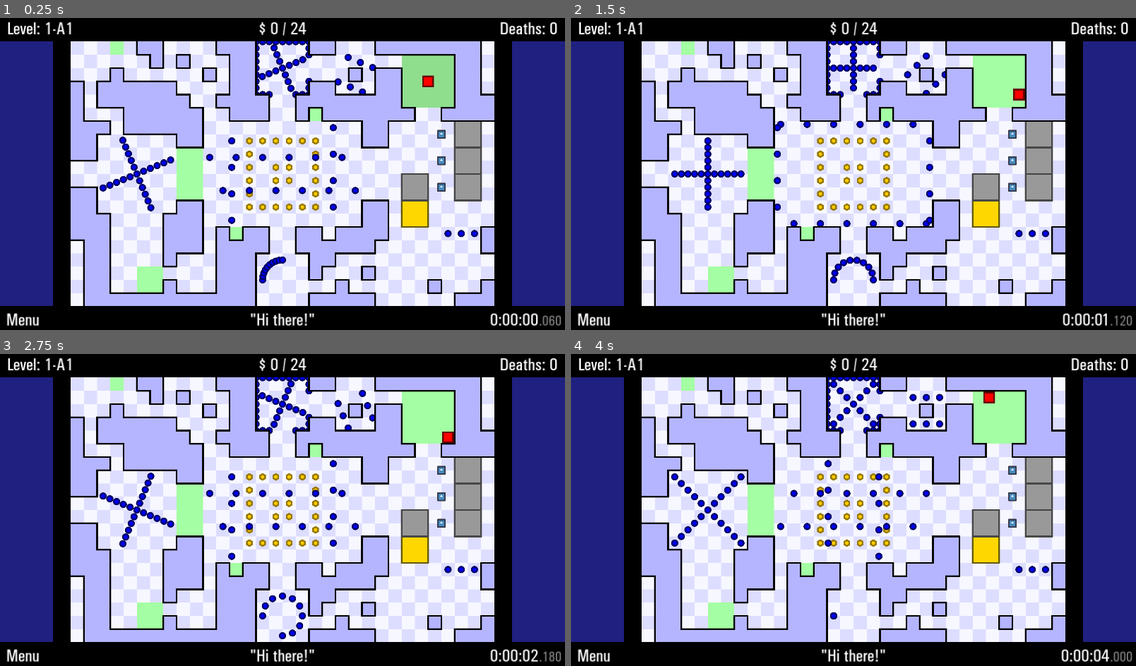
Above: before the commit, frames 1-4 (two rows, left to right).
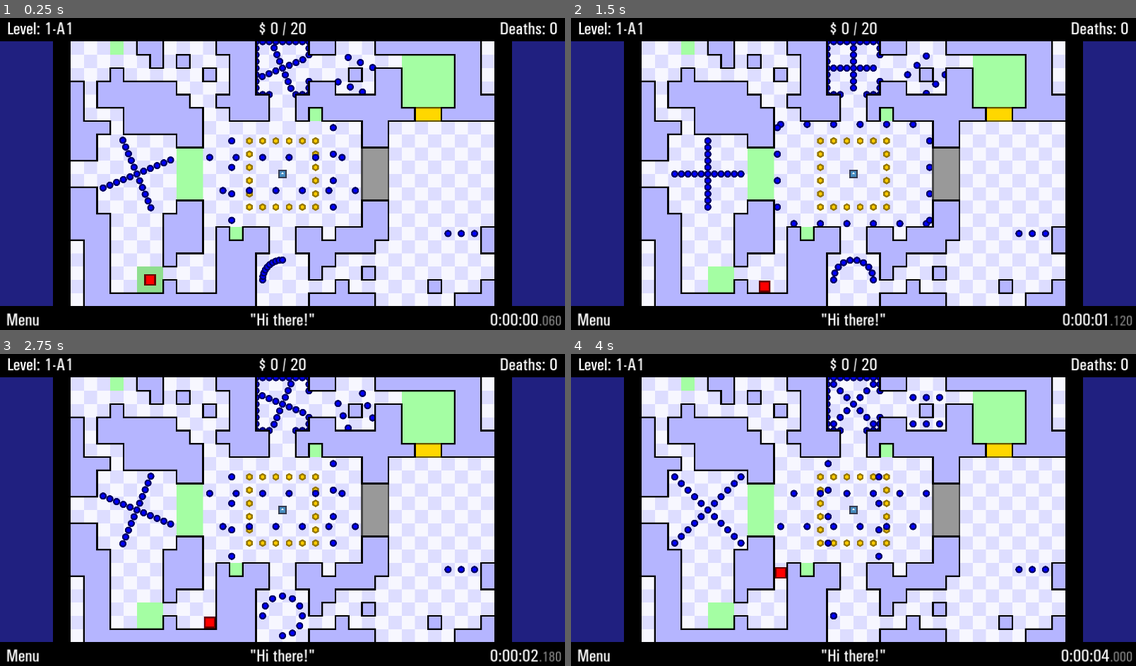
Above: after the commit, the same moments.

Repository: JustVictorGD/TWHG-Remake-Template
Game: Godot game, scene res://game/scenes/main.tscn
The game is run twice, just before and just after one commit, with the same random seed, the same clock (stepped at 60 frames per second) and the same inputs. The engine's default icon, where the game draws it, is replaced by a stand-in: a white triangle on a blue panel in a dark square.
Inputs:
- Up to frame 1 (0.25 s): no input
- Up to frame 2 (1.5 s): hold D (right) 0.53-1.28 s; hold S (down) from 1.28 s (still down)
- Up to frame 3 (2.75 s): release S (down) at 2.03 s; hold D (right) from 2.03 s (still down)
- Up to frame 4 (4 s): release D (right) at 2.78 s; hold W (up) 2.78-3.53 s; hold A (left) from 3.53 s (still down)

The runs differ from the first frame. In frame 1, 5.4% of the frame differs, in the area x 24-86%, y 1-88%; in frame 2, 3.7%; in frame 3, 3.7%; in frame 4, 3.7%.

Commit message:
Doors closing when keys/coins are dropped
- Also made door animations use the new features in the TickBasedTimer class.

Diff:
--- a/core/scripts/classes/door.gd
+++ b/core/scripts/classes/door.gd
@@ -10,7 +10,8 @@
 ## Choose whether or not the gate fades away as it opens.
 @export var fade: bool = false
 
-@onready var timer: TickBasedTimer = TickBasedTimer.new(open_time)
+@onready var open_timer: TickBasedTimer = TickBasedTimer.new(open_time)
+@onready var close_timer: TickBasedTimer = TickBasedTimer.new(open_time)
 
 var is_triggered: bool = false
 
@@ -23,9 +24,14 @@
 	UP, LEFT, DOWN, RIGHT, SHRINK, NONE
 }
 
+func child_ready() -> void:
+	open_timer.timeout.connect(open_timeout)
+
+	close_timer.reversed = true
+
 func trigger_door() -> void:
 	if not is_triggered:
-		timer.reset_and_play()
+		open_timer.reset_and_play()
 		can_collide = false
 		is_triggered = true
 		SFX.play("Door")
@@ -36,13 +42,28 @@
 		old_outline_size = outline_size
 		old_outline_position = outline.position
 
+func untrigger_door() -> void:
+	if is_triggered:
+		can_collide = true
+		is_triggered = false
 
-# func close_door() -> void:
-	# pass
+		if not fade:
+			modulate.a = 1
+		close_timer.reset_and_play()
+
+		SFX.play("Door")
 
 func update_timers() -> void:
+	if is_triggered:
+		handle_animations(open_timer)
+	else:
+		handle_animations(close_timer)
+
+	extra_update_timers()
+
+func handle_animations(timer: TickBasedTimer) -> void:
 	if timer.active:
-		timer.tick()
+		timer.tick_and_timeout()
 
 		# AMAZING CODE!
 		if open_method == open_methods.UP:
@@ -50,16 +71,15 @@
 
 
 		elif open_method == open_methods.LEFT:
-			size.y = old_size.y * ease(timer.get_progress_left(), -2)
-			rotation = -PI / 2
+			size.x = old_size.x * ease(timer.get_progress_left(), -2)
 
 		elif open_method == open_methods.DOWN:
 			size.y = old_size.y * ease(timer.get_progress_left(), -2)
 			rotation = PI
 
 		elif open_method == open_methods.RIGHT:
-			size.y = old_size.y * ease(timer.get_progress_left(), -2)
-			rotation = PI / 2
+			size.x = old_size.x * ease(timer.get_progress_left(), -2)
+			rotation = PI
 
 		elif open_method == open_methods.SHRINK:
 			@warning_ignore("narrowing_conversion")
@@ -69,21 +89,13 @@
 		elif open_method == open_methods.NONE:
 			if not fade:
 				modulate.a = 0
-		else:
-			push_error("No door open method chosen. Door won't open.")
 
 		if fade:
 			modulate.a = timer.get_progress_left()
 
-	else:
-		if is_triggered:
-			modulate.a = 0
-
-	if timer.get_progress() == 1:
-		size = Vector2.ZERO
-		outline_size = 0
-
-	extra_update_timers()
+func open_timeout() -> void:
+	print("A")
+	modulate.a = 0
 
 # Override these functions to add extra behaviour.
 func extra_update_timers() -> void:
--- a/core/scripts/object_scripts/gold_door.gd
+++ b/core/scripts/object_scripts/gold_door.gd
@@ -22,5 +22,8 @@
 	if money_requirement == 0:
 		money_requirement = AreaManager.max_money
 
-	if AreaManager.money >= money_requirement:
+	if not is_triggered and AreaManager.money >= money_requirement:
 		trigger_door()
+
+	if is_triggered and AreaManager.money < money_requirement:
+		untrigger_door()
--- a/core/scripts/object_scripts/key.gd
+++ b/core/scripts/object_scripts/key.gd
@@ -14,10 +14,14 @@
 	id = Collider.register_key_id(self)
 
 func extra_collect() -> void:
-	# Find door with matching ID and trigger it
 	for key_door: Solid in get_tree().get_nodes_in_group("key_doors"):
 		if key_door.key_id == key_id:
 			key_door.trigger_door()
 
+func extra_drop() -> void:
+	for key_door: Solid in get_tree().get_nodes_in_group("key_doors"):
+		if key_door.key_id == key_id:
+			key_door.untrigger_door()
+
 func checkpoint_touched(_id: int) -> void:
 	save()
--- a/game/areas/level 1/1-b2.tscn
+++ b/game/areas/level 1/1-b2.tscn
@@ -269,27 +269,16 @@
 offset_top = 816.0
 offset_right = 336.0
 offset_bottom = 912.0
+type = 1
 
 [node name="Finish" parent="Checkpoints" instance=ExtResource("3_8visq")]
 offset_left = 1200.0
 offset_top = 48.0
 offset_right = 1392.0
 offset_bottom = 240.0
-type = 3
+type = 2
 
 [node name="Coins" type="Node2D" parent="."]
-
-[node name="Coin" parent="Coins" instance=ExtResource("5_h7jdv")]
-position = Vector2(744, 456)
-
-[node name="Coin2" parent="Coins" instance=ExtResource("5_h7jdv")]
-position = Vector2(792, 456)
-
-[node name="Coin3" parent="Coins" instance=ExtResource("5_h7jdv")]
-position = Vector2(792, 504)
-
-[node name="Coin4" parent="Coins" instance=ExtResource("5_h7jdv")]
-position = Vector2(744, 504)
 
 [node name="Coin17" parent="Coins" instance=ExtResource("5_h7jdv")]
 position = Vector2(648, 360)
@@ -710,14 +699,13 @@
 position = Vector2(-48, 48)
 
 [node name="GoldDoor" parent="." instance=ExtResource("7_cd51b")]
-offset_left = 1200.0
-offset_top = 576.0
-offset_right = 1296.0
-offset_bottom = 672.0
-money_requirement = 4
+offset_left = 1248.0
+offset_top = 240.0
+offset_right = 1344.0
+offset_bottom = 288.0
+money_requirement = 1
 show_text = false
 open_method = 1
-open_time = 1000
 outline_color = Color(0.4, 0.34, 0, 1)
 
 [node name="TileMap" parent="." instance=ExtResource("7_mg4fx")]
@@ -728,53 +716,17 @@
 [node name="Keys" type="Node2D" parent="."]
 
 [node name="Key" parent="Keys" instance=ExtResource("10_l8d2y")]
-position = Vector2(1344, 336)
+position = Vector2(768, 480)
 key_id = 0
 tracking = true
 plays_sound = false
 
-[node name="Key2" parent="Keys" instance=ExtResource("10_l8d2y")]
-position = Vector2(1344, 432)
-key_id = 1
-tracking = true
-plays_sound = false
-
-[node name="Key3" parent="Keys" instance=ExtResource("10_l8d2y")]
-position = Vector2(1344, 528)
-key_id = 2
-tracking = true
-plays_sound = false
-
 [node name="KeyDoors" type="Node2D" parent="."]
 
-[node name="KeyDoor" parent="KeyDoors" instance=ExtResource("11_1d6nl")]
-offset_left = 1392.0
-offset_top = 288.0
-offset_right = 1488.0
-offset_bottom = 384.0
+[node name="KeyDoor4" parent="KeyDoors" instance=ExtResource("11_1d6nl")]
+offset_left = 1056.0
+offset_top = 384.0
+offset_right = 1152.0
+offset_bottom = 576.0
 key_id = 0
-open_time = 1000
-
-[node name="KeyDoor2" parent="KeyDoors" instance=ExtResource("11_1d6nl")]
-offset_left = 1392.0
-offset_top = 384.0
-offset_right = 1488.0
-offset_bottom = 480.0
-key_id = 1
 open_method = 0
-
-[node name="KeyDoor3" parent="KeyDoors" instance=ExtResource("11_1d6nl")]
-offset_left = 1392.0
-offset_top = 480.0
-offset_right = 1488.0
-offset_bottom = 576.0
-key_id = 2
-open_method = 1
-
-[node name="KeyDoor4" parent="KeyDoors" instance=ExtResource("11_1d6nl")]
-offset_left = 1200.0
-offset_top = 480.0
-offset_right = 1296.0
-offset_bottom = 576.0
-key_id = 2
-open_method = 0
